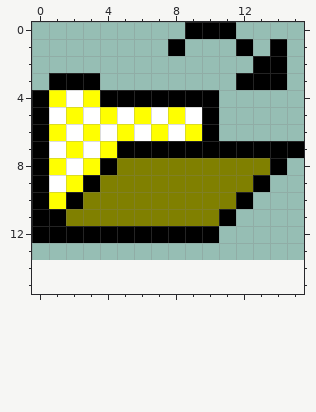
Two versions of one pixel-art sprite, trunk/dfasimjoensuu/code/src/gui/img/iconopenfile.png. The first picture shows the starting point.
The file is 17x16 pixels. Colours within 5 levels of each other are drawn and written as one. The old version is drawn lined up with the new one, on the new canvas.
And afterwards:
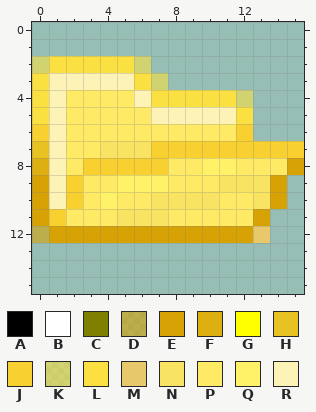
Palette (. is transparent): A #000000  B #ffffff  C #808000  D #d6a20496  E #d6a204  F #deaf11  G #ffff00  H #e8c123  J #f8d030  K #fbe04196  L #fbe041  M #e7c86b  N #f8e462  P #ffea65  Q #fff268  R #fdf3b6
From old to new:
canvas 17x16 -> 16x16, the old top-left corner now at -1,-2 (the part of the old canvas that was cut away was empty and is not shown)
Changed rows in their new state; - is an unchanged pixel.
first column x 0:
 0 ---------...----
 1 --------.---.-.-
 2 KLLLLLK------..-
 3 LRRRRRLK----...-
 4 LRPPPPRLLLLLK---
 5 LRPPPPPRRRRRL---
 6 JRPPPPPPPPPPJ---
 7 HRPPNNNJJJJJJJJJ
 8 FRPJJJJJPPQQPPPE
 9 ERJPPQQQPPPNNNE-
10 ERJPQPPNNNNPPNE-
11 EJPPPNNNPPPPPE--
12 DEEEEEEEEEEEEM--
